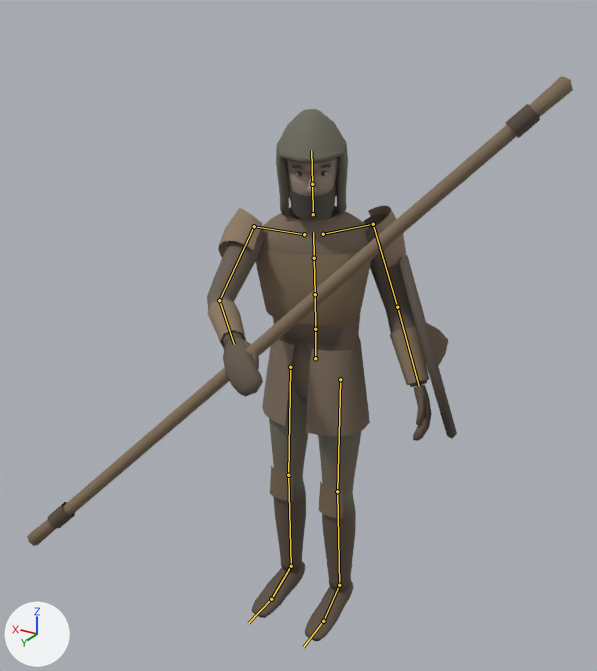
An edit to the glTF model assets/models/characters/hazekiller.glb, drawn before and after from the same camera.
The view is the same before and after, from a camera (50 mm lens) standing at (-1.22, 2.15, 2.12) and looking at (-0.09, 0.25, 1.17). Lighting does not change. The marker at lower left points along +X, +Y and +Z. The first picture is the older version. Both versions are drawn at frame 9 of the action 'melee'; the numbers are the values there. The bones that change, and the others that lie on the model, are drawn over the model as lines.

In view in the first picture: 'Hazekiller'.
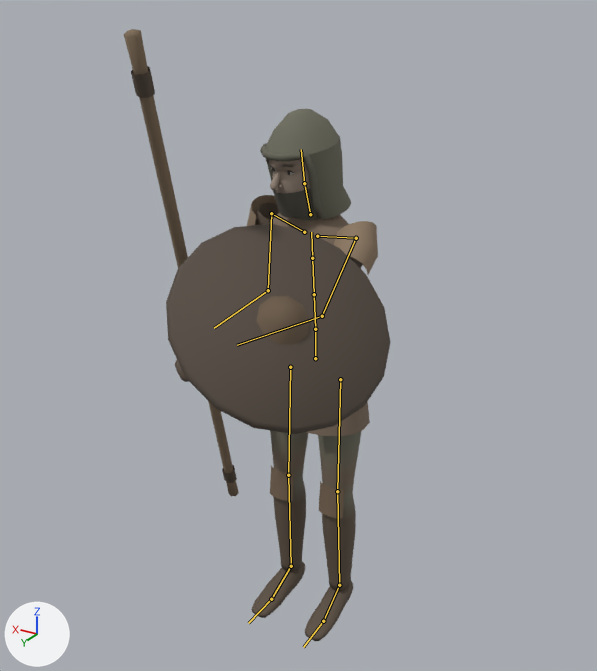
What differs and where, as boxes [x1, y1, x2, y2] in the pictures (597 x 671 px):
'Hazekiller', posed (51% narrower, 8% taller)
    before: [27, 76, 573, 641]
    after: [124, 29, 390, 641]
bone 'Spine', root to tip
    before: (315, 329) to (315, 294)
    after: (315, 329) to (314, 294)
bone 'Chest', root to tip
    before: (315, 294) to (314, 258)
    after: (314, 294) to (312, 258)
bone 'UpperChest', root to tip
    before: (314, 258) to (313, 232)
    after: (312, 258) to (311, 232)
bone 'RightUpperArm', root to tip
    before: (254, 226) to (219, 300)
    after: (271, 213) to (268, 290)
bone 'RightLowerArm', root to tip
    before: (219, 300) to (234, 344)
    after: (268, 290) to (214, 328)
bone 'LeftUpperArm', root to tip
    before: (373, 224) to (397, 307)
    after: (356, 238) to (322, 316)
bone 'LeftLowerArm', root to tip
    before: (397, 307) to (419, 386)
    after: (322, 316) to (237, 345)

The change in detail:
Bone 'Spine' (bone_spine) turns from (3, 9, 0) to (3, -4, 0) degrees about its own x, y and z.
Bone 'Chest' (bone_chest) turns from (3, 10, 0) to (3, -5, 0) degrees about its own x, y and z.
Bone 'UpperChest' (bone_upperchest) turns from (4, 10, 1) to (3, -5, 0) degrees about its own x, y and z.
Bone 'RightUpperArm' (bone_rightupperarm) turns from (64, -6, -11) to (6, -6, 29) degrees about its own x, y and z.
Bone 'RightLowerArm' (bone_rightlowerarm) turns from (36, 0, 0) to (78, 0, 0) degrees about its own x, y and z.
Bone 'LeftUpperArm' (bone_leftupperarm) turns from (7, -1, -24) to (64, 6, 11) degrees about its own x, y and z.
Bone 'LeftLowerArm' (bone_leftlowerarm) turns from (30, 0, 0) to (35, 0, 0) degrees about its own x, y and z.
